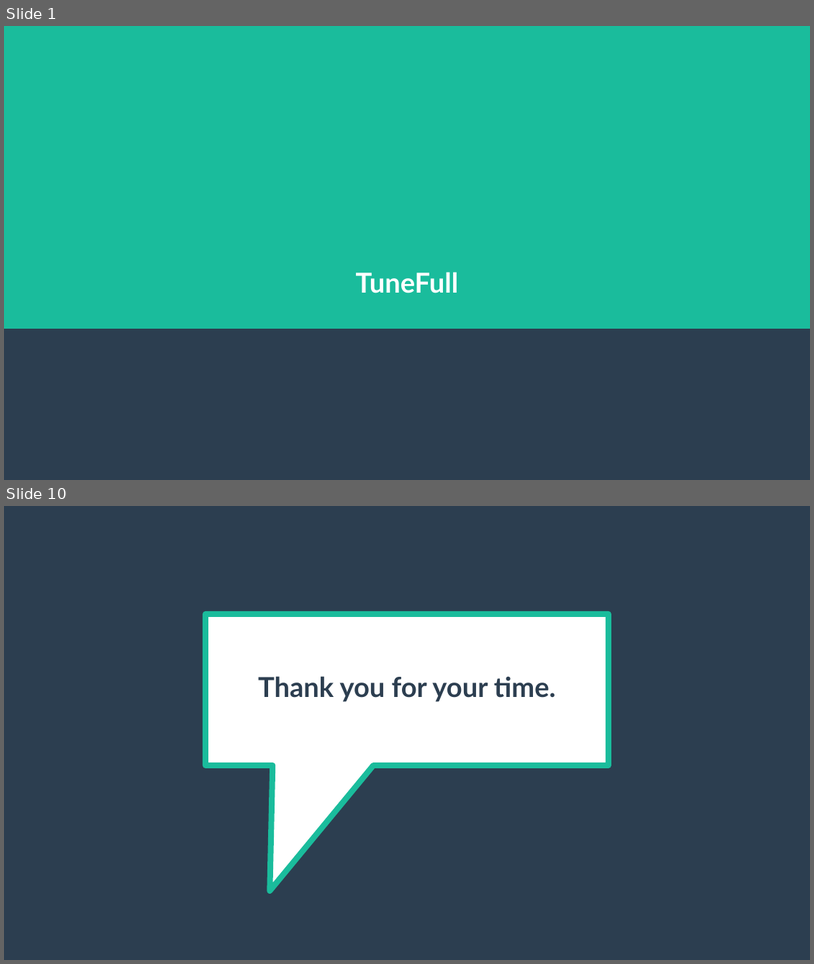
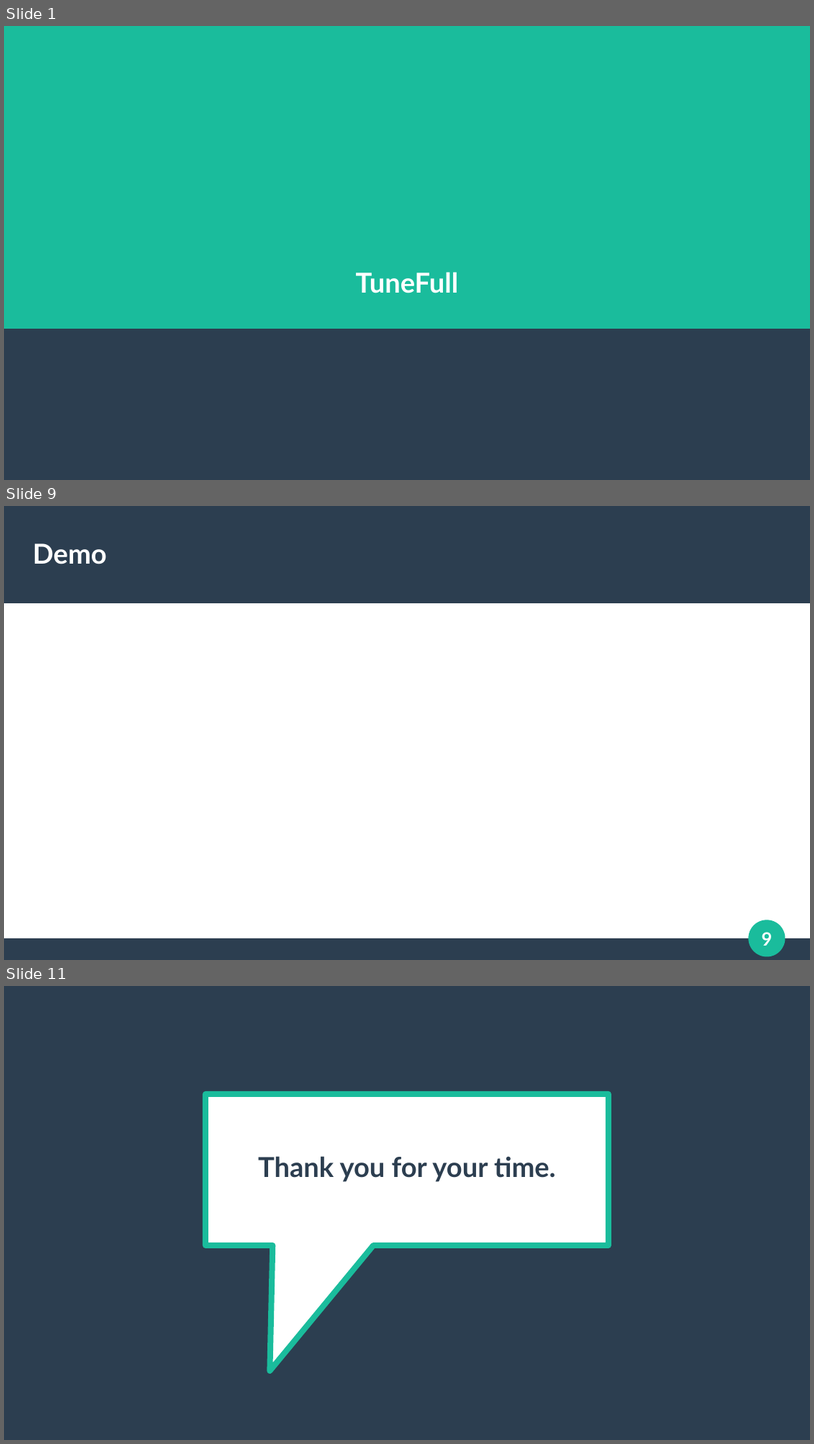
Before and after one commit to tunefull/tunefull.github.io, a slide deck: docs/presentation/tunefull-presentation-power-point.pptx. Shown one above the other, each under a label of ours: slides 1 and 10 before the commit, slides 1, 9 and 11 after it; the slides between them are not shown. The pictures are 814x964 and 814x1444 pixels, drawn with LibreOffice and Linux fonts; fonts in the diff are those of the drawing. Boxes give left, top, right and bottom in pixels: in the first picture for what was removed or moved away, otherwise in the second. Text is boxed around its words. In the diff, an @@ line names an element or a change of style, - is before the commit and + after.

```diff
--- a/docs/presentation/tunefull-presentation-power-point.pptx
+++ b/docs/presentation/tunefull-presentation-power-point.pptx
@@ slide 9 added at (4,506,810,960), background #FFFFFF @@
@@ rectangle added at (4,506,810,603), fill #2C3E50 @@
@@ text added at (33,543,107,564), 27 pt, text #FFFFFF, bold @@
+Demo
@@ ellipse added at (750,920,785,956), fill #1ABC9C, outline #1ABC9C 0.85 pt @@
@@ page number added at (762,932,773,945), 18 pt, text #FFFFFF, bold @@
+9
@@ rectangle added at (4,939,810,960), fill #2C3E50 @@
@@ what was slide 10 is now slide 11 @@
```
Also in this commit, not shown: 4 slides changed, 1 other slide added, 1 slide removed.
